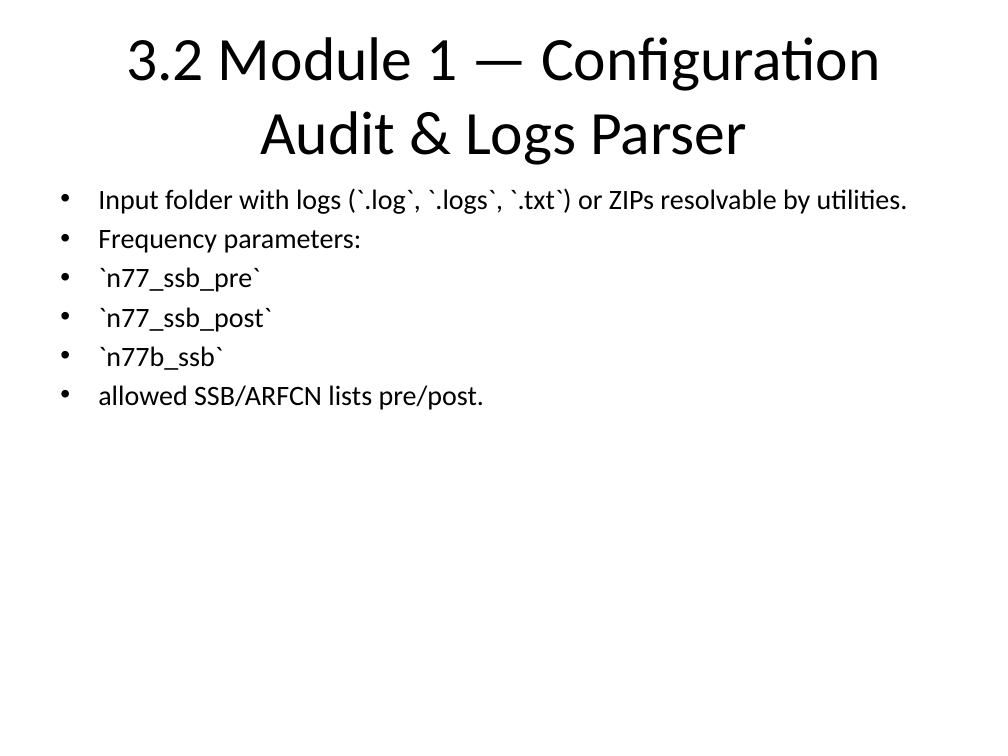
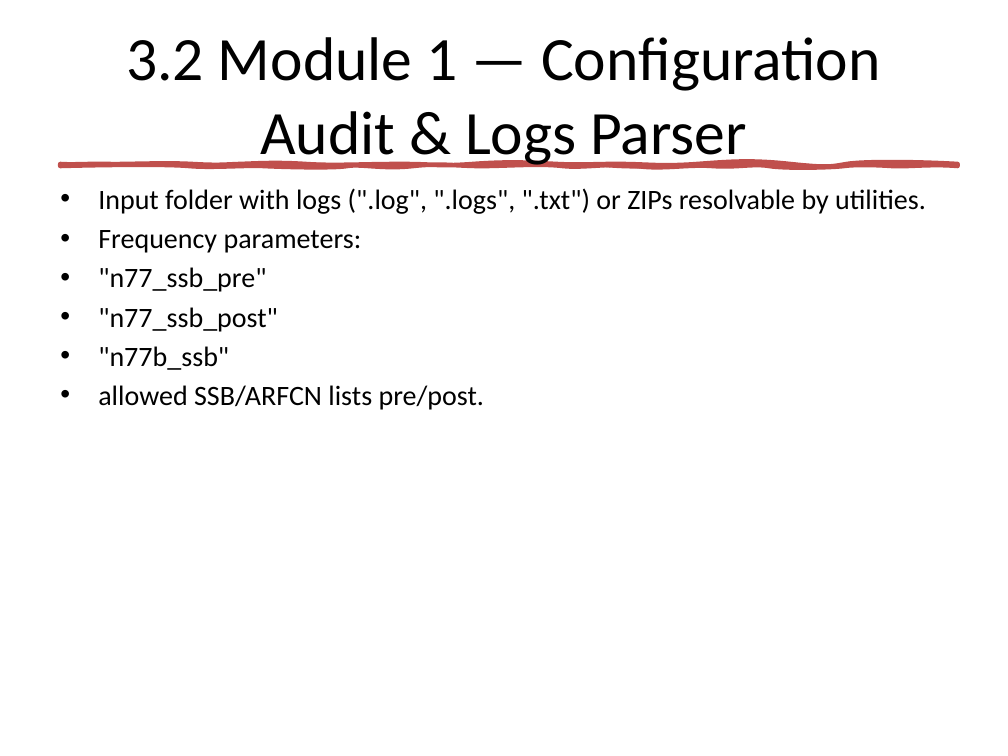
Before and after one commit to jaimetur/SSB_RetuningAutomations, a slide deck: slide 5 of help/SSB-Retuning-Automations-User-Guide-v0.7.1.pptx. Drawn at 1008x756 pixels with LibreOffice and Linux fonts; fonts in the diff are those of the drawing. Boxes give left, top, right and bottom in pixels: in the first picture for what was removed or moved away, otherwise in the second. Text is boxed around its words. In the diff, an @@ line names an element or a change of style, - is before the commit and + after.

```diff
--- a/help/SSB-Retuning-Automations-User-Guide-v0.7.1.pptx
+++ b/help/SSB-Retuning-Automations-User-Guide-v0.7.1.pptx
@@ freeform shape added at (x1=60, y1=164, x2=958, y2=166), fill #C0504D, outline #C0504D 3.25 pt @@
@@ text at (x1=98, y1=188, x2=926, y2=214): text changed @@
-• Input folder with logs (`.log`, `.logs`, `.txt`) or ZIPs resolvable by utilities.
+• Input folder with logs (".log", ".logs", ".txt") or ZIPs resolvable by utilities.
@@ text at (x1=98, y1=267, x2=278, y2=370): text changed @@
-• `n77_ssb_pre`
-• `n77_ssb_post`
-• `n77b_ssb`
+• "n77_ssb_pre"
+• "n77_ssb_post"
+• "n77b_ssb"
```
Also in this commit, not shown: 6 other slides changed, 4 other files.
